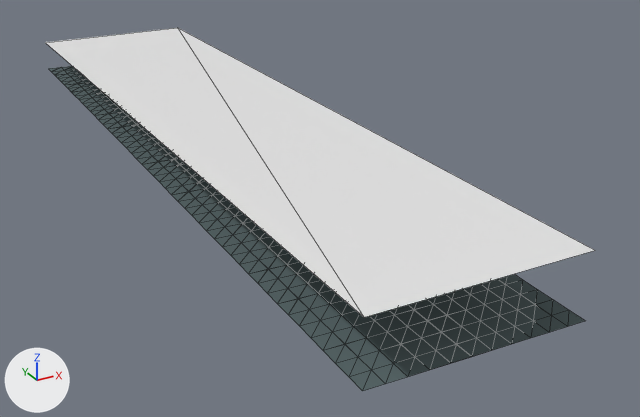
Before and after pictures for a commit that changed the glTF model eloria-assets/maps/continent-v2/whitepeak/client/chunks/17_13/world.glb.
Before and after are seen from a camera (50 mm lens) standing at (629.2, -398.0, 32.1) and looking at (676.5, -311.9, -10.9). Arrows for +X, +Y and +Z are at lower left; the lights stay in place. The first picture is the older version. Mesh edges are drawn as thin lines. Where no turn or scale is listed for an object, it has been applied to the vertices. Vertices at exactly the same position are counted once.

Objects in the first picture: 'AuthoredGround_whitepeakBase_whitepeak_17_13', 'Terrain_whitepeak_17_13', 'Water_whitepeak_17_13'.
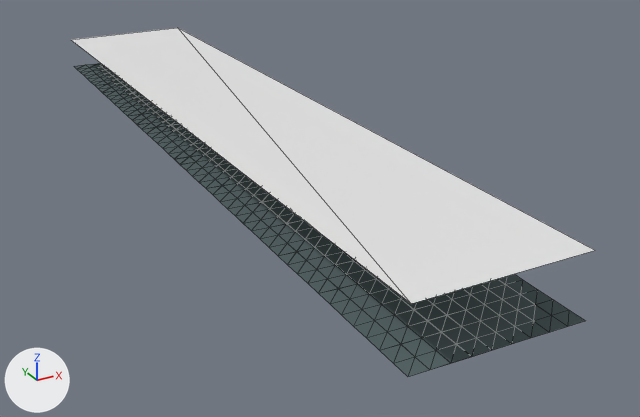
Boxes [x1, y1, x2, y2] around the edits, measured in the pictures (640 x 417 px):
'Water_whitepeak_17_13', reshaped
    before: [45, 28, 595, 317]
    after: [71, 28, 595, 304]
'AuthoredGround_whitepeakBase_whitepeak_17_13', reshaped
    before: [49, 66, 585, 391]
    after: [74, 63, 585, 377]
'Terrain_whitepeak_17_13', reshaped
    before: [91, 112, 584, 391]
    after: [78, 70, 584, 376]
part 1 of me_terrain_whitepeak_17_13, deleted
    before: [91, 112, 406, 391]
part 3 of me_authoredground_whitepeakbase_whitepeak_17_13, deleted
    before: [49, 66, 408, 391]

The edits, one by one:
me_terrain_whitepeak_17_13 is used by ob_terrain_whitepeak_17_13; location (-1351.0, 5621.0, 0.0).
me_terrain_whitepeak_17_13 had 588 vertices, 1056 faces and spanned x 2009.0..2031.0, y -5973.0..-5877.0, z -6.6..-4.2.
me_terrain_whitepeak_17_13 now has 490 vertices, 864 faces and spans x 2013.0..2031.0, y -5973.0..-5877.0, z -6.6..-4.3.
Part 1, on me_terrain_whitepeak_17_13:
98 vertices are removed from x 2009.0..2011.0, y -5973.0..-5877.0, z -6.3..-4.2.
192 faces are deleted.
me_water_whitepeak_17_13 is used by ob_water_whitepeak_17_13; location (-1351.0, 5621.0, 0.0).
me_water_whitepeak_17_13 had 4 vertices, 2 faces and spanned x 2009.0..2031.0, y -5973.0..-5877.0, z 0.0.
me_water_whitepeak_17_13 now has 4 vertices, 2 faces and spans x 2013.0..2031.0, y -5973.0..-5877.0, z 0.0.
Part 2, on me_water_whitepeak_17_13:
Vertex 0 of me_water_whitepeak_17_13 moves from (2009.0, -5877.0, 0.0) at pixel (45, 42) to (2013.0, -5877.0, 0.0) at pixel (70, 39).
Vertex 1 of me_water_whitepeak_17_13 moves from (2009.0, -5973.0, 0.0) at pixel (364, 317) to (2013.0, -5973.0, 0.0) at pixel (411, 303).
me_authoredground_whitepeakbase_whitepeak_17_13 is used by ob_authoredground_whitepeakbase_whitepeak_17_13; location (-1351.0, 5621.0, 0.0).
me_authoredground_whitepeakbase_whitepeak_17_13 had 588 vertices, 1056 faces and spanned x 2009.0..2031.0, y -5973.0..-5877.0, z -6.6..-4.2.
me_authoredground_whitepeakbase_whitepeak_17_13 now has 490 vertices, 864 faces and spans x 2013.0..2031.0, y -5973.0..-5877.0, z -6.6..-4.3.
Part 3, on me_authoredground_whitepeakbase_whitepeak_17_13:
98 vertices are removed from x 2009.0..2011.0, y -5973.0..-5877.0, z -6.3..-4.2.
192 faces are deleted.
